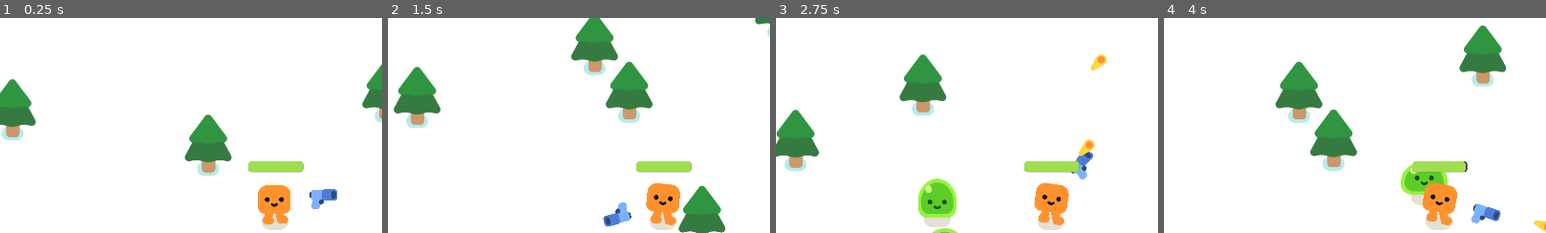
Above: before the commit, frames 1-4 (left to right).
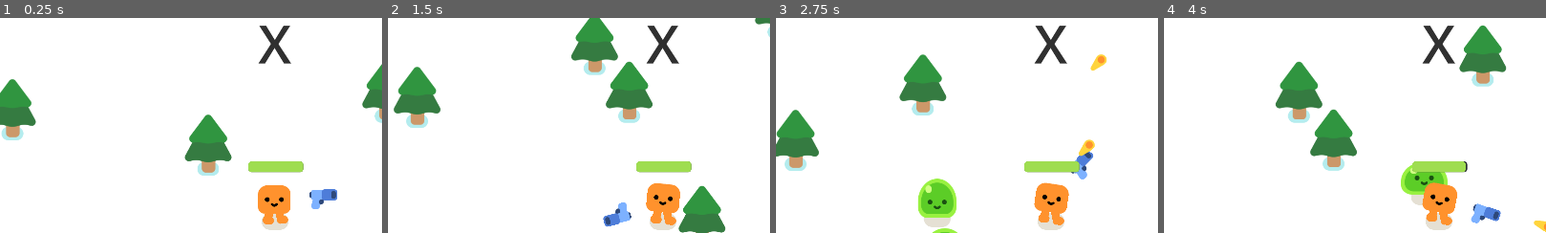
Above: after the commit, the same moments.

Repository: Noah-C-R/FirstGame_3Changes
Game: Godot game, scene res://survivors_game.tscn
The game is run twice, just before and just after one commit, with the same random seed, the same clock (stepped at 60 frames per second) and the same inputs.
Inputs (mouse positions are % of the whole screen's width and height, from its top left):
- Up to frame 1 (0.25 s): no input
- Up to frame 2 (1.5 s): tap Enter at 0.5 s; move the mouse to (72, 45) at 0.52 s; hold D (move_right) 0.53-1.28 s; move the mouse to (30, 55) at 1.27 s; hold S (move_down) from 1.28 s (still down)
- Up to frame 3 (2.75 s): move the mouse to (60, 28) at 2.02 s; release S (move_down) at 2.03 s; hold D (move_right) from 2.03 s (still down)
- Up to frame 4 (4 s): move the mouse to (45, 70) at 2.77 s; release D (move_right) at 2.78 s; hold W (move_up) 2.78-3.53 s; move the mouse to (80, 65) at 3.52 s; hold A (move_left) from 3.53 s (still down)
The pictures show only the part of the screen within x 14-64%, y 3-53%; the shares and areas given below are measured in that part.

The runs differ from the first frame. In frame 1, 0.6% of the frame differs, in the area x 67-77%, y 3-22%; in frame 2, 0.6%; in frame 3, 0.6%; in frame 4, 0.6%.

Commit message:
Score Tracking
score is now kept in game by a number at the top of the screen

Diff:
--- a/enemy.gd
+++ b/enemy.gd
@@ -1,4 +1,6 @@
 extends CharacterBody2D
+
+signal on_death
 
 var health := 2
 var speed := 300.0
@@ -21,6 +23,8 @@
 	if health == 0:
 		queue_free()
 
+		get_parent().get_node("ScoreScreen").add_points()
+
 		const SMOKE_EXPLOSION = preload("res://smoke_explosion/smoke_explosion.tscn")
 		var smoke = SMOKE_EXPLOSION.instantiate()
 		get_parent().add_child(smoke)
--- /dev/null
+++ b/score_screen.gd
@@ -0,0 +1,7 @@
+extends CanvasLayer
+
+var score := 0
+
+func add_points():
+	score += 1
+	%ScoreLabel.text = str(score)
--- a/survivors_game.tscn
+++ b/survivors_game.tscn
@@ -1,8 +1,9 @@
-[gd_scene load_steps=5 format=3 uid="uid://1a2ko7bwvol1"]
+[gd_scene load_steps=6 format=3 uid="uid://1a2ko7bwvol1"]
 
 [ext_resource type="Script" uid="uid://bnn47nv26usgh" path="res://survivors_game.gd" id="1_qqaft"]
 [ext_resource type="PackedScene" uid="uid://cyfin2j6l8sgm" path="res://pine_tree.tscn" id="1_y3pti"]
 [ext_resource type="PackedScene" uid="uid://dvus8sbvddo1h" path="res://player.tscn" id="2_l26od"]
+[ext_resource type="Script" uid="uid://t1pld8lxapc1" path="res://score_screen.gd" id="4_7jj1j"]
 
 [sub_resource type="Curve2D" id="Curve2D_7jj1j"]
 _data = {
@@ -14,10 +15,10 @@
 y_sort_enabled = true
 script = ExtResource("1_qqaft")
 
-[node name="CanvasLayer" type="CanvasLayer" parent="."]
+[node name="Background" type="CanvasLayer" parent="."]
 layer = -1
 
-[node name="ColorRect" type="ColorRect" parent="CanvasLayer"]
+[node name="ColorRect" type="ColorRect" parent="Background"]
 offset_right = 1943.0
 offset_bottom = 1101.0
 
@@ -109,6 +110,25 @@
 theme_override_font_sizes/font_size = 56
 text = "Restart"
 
+[node name="ScoreScreen" type="CanvasLayer" parent="."]
+unique_name_in_owner = true
+script = ExtResource("4_7jj1j")
+
+[node name="ScoreLabel" type="Label" parent="ScoreScreen"]
+unique_name_in_owner = true
+anchors_preset = 5
+anchor_left = 0.5
+anchor_right = 0.5
+offset_left = -112.0
+offset_right = 112.0
+offset_bottom = 182.0
+grow_horizontal = 2
+theme_override_colors/font_color = Color(0.187176, 0.187176, 0.187176, 1)
+theme_override_font_sizes/font_size = 133
+text = "X"
+horizontal_alignment = 1
+vertical_alignment = 2
+
 [connection signal="health_depleted" from="Player" to="." method="_on_player_health_depleted"]
 [connection signal="timeout" from="Timer" to="." method="_on_timer_timeout"]
 [connection signal="pressed" from="GameOverScreen/ColorRect/Button" to="." method="_on_button_pressed"]
Not shown, added: score_screen.gd.uid
